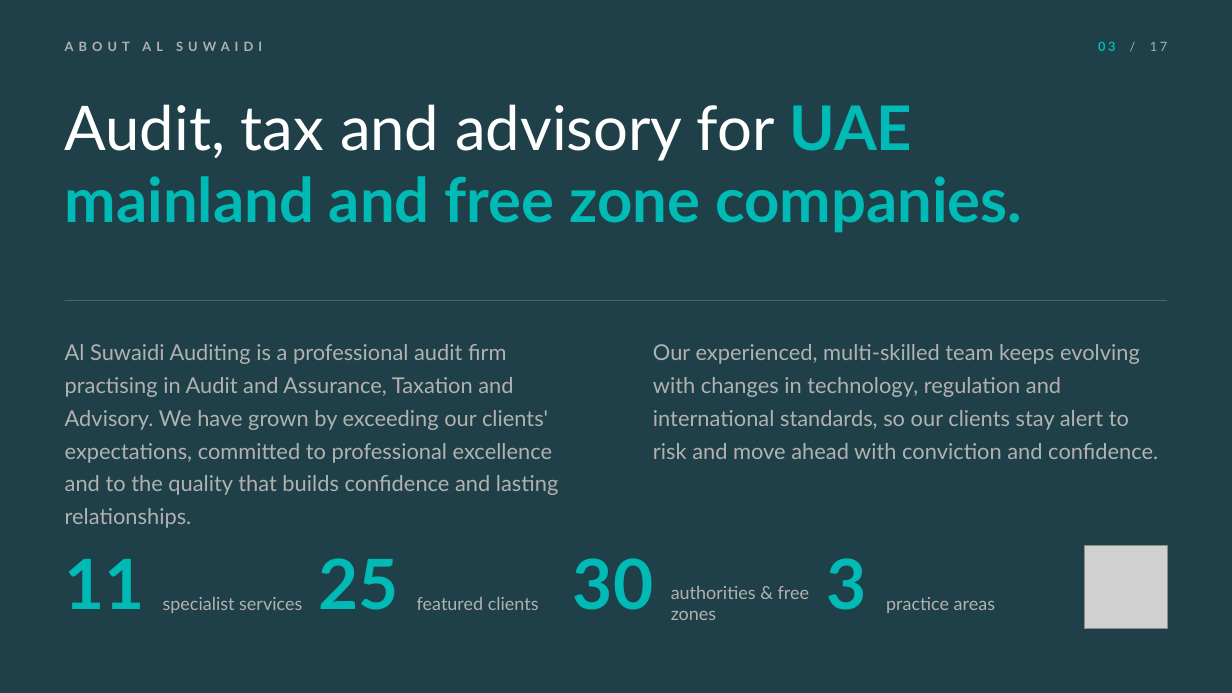
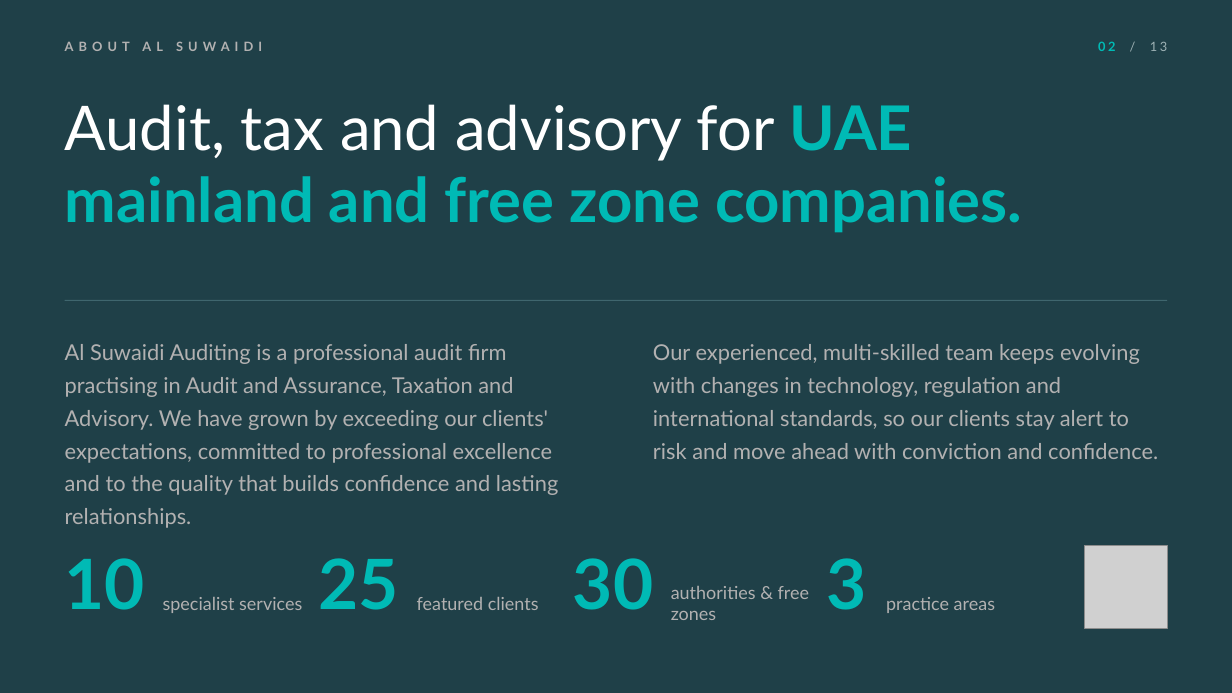
Before and after one commit to khaledsaifelnasr-afk/khsaif-content-studio, a slide deck: slide 2 of Profiles/al-suwaidi-2026/Al-Suwaidi-Company-Profile-2026-FINAL.pptx (slide 3 before the commit). Drawn at 1232x693 pixels with LibreOffice and Linux fonts; fonts in the diff are those of the drawing; grey boxes stand for pictures. Boxes give left, top, right and bottom in pixels: in the first picture for what was removed or moved away, otherwise in the second. Text is boxed around its words. In the diff, an @@ line names an element or a change of style, - is before the commit and + after.

```diff
--- a/Profiles/al-suwaidi-2026/Al-Suwaidi-Company-Profile-2026-FINAL.pptx
+++ b/Profiles/al-suwaidi-2026/Al-Suwaidi-Company-Profile-2026-FINAL.pptx
@@ text at box(1098, 41, 1167, 51): text changed @@
-03 / 17
+02 / 13
@@ text at box(65, 558, 145, 610): text changed @@
-11
+10
```
Also in this commit, not shown: 11 other slides changed, 4 slides removed, 1 other file.
